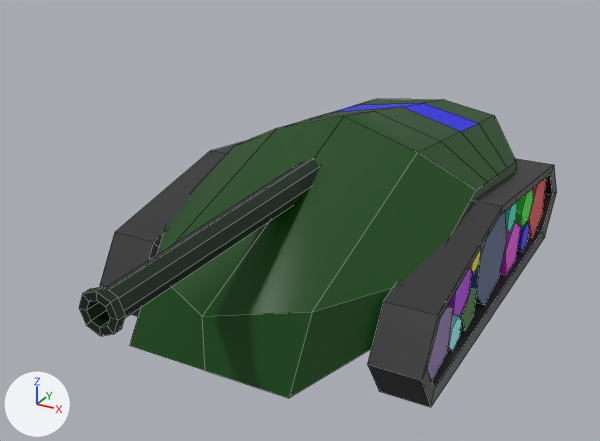
The FBX model Mevlana/Assets/Prefabs/tank_p1.fbx as it was, and as the next commit left it.
Before and after are seen from a 50 mm camera at (2.05, -4.55, 2.49) aimed at (-0.13, -0.59, 0.5). Every picture has the same lights, and +X, +Y and +Z are marked at lower left. Mesh edges are drawn as thin lines. Where no turn or scale is listed for an object, it has been applied to the vertices.

The scene before the commit, as lines of its bpy script (objects in view):
```python
me_circle_036 = bpy.data.meshes.new('Circle.036')
me_circle_036.from_pydata(...)  # 48 vertices, 42 faces; spans x -0.9..0.9, y -0.9..0.9, z 0.0..20.4
me_circle_036.materials.append(mat_material_053)  # black #001f05
me_plane_002 = bpy.data.meshes.new('Plane.002')
me_plane_002.from_pydata(...)  # 40 vertices, 33 faces; spans x -0.81..0.81, y -1.78..1.51, z 0.19..1.08
me_plane_002.materials.append(mat_material_028)  # dark green #034500
# before: 0 (0.0, -1.78, 0.19) at pixel (205, 370), 1 (0.0, 1.51, 0.75) at pixel (444, 99), 3 (0.0, -1.78, 0.5) at pixel (202, 316), 5 (0.47, -1.55, 0.54) at pixel (312, 311), 7 (0.47, 1.27, 0.75) at pixel (494, 115)
# before: 9 (0.47, -1.78, 0.19) at pixel (288, 398), 10 (0.81, -0.95, 0.53), 15 (-0.47, -1.55, 0.54), 17 (-0.47, 1.27, 0.75) at pixel (376, 98), 19 (-0.47, -1.78, 0.19) at pixel (129, 345)
# before: 20 (-0.81, -0.95, 0.53)
me_plane_006 = bpy.data.meshes.new('Plane.006')
me_plane_006.from_pydata([(-0.467, 0.5, 0.843), (0.467, 0.5, 0.843), (0.0, 0.613, 0.916), (0.0, 1.062, 0.832), (-0.467, 0.885, 0.798), (0.467, 0.885, 0.798)], [], [(3, 2, 1, 5), (3, 4, 0, 2)])
me_plane_006.materials.append(mat_material_054)  # blue #0b00e7
ob_circle_006 = bpy.data.objects.new('Circle.006', me_circle_036)
ob_circle_006.location = (0.0, -0.121, 0.85)
ob_circle_006.rotation_euler = (1.571, 0.0, 0.0)  # degrees (90, 0, 0)
ob_circle_006.scale = (0.114, 0.114, 0.114)
ob_plane = bpy.data.objects.new('Plane', me_plane_002)
ob_plane.location = (0.0, 0.0, 0.0)
ob_plane_002 = bpy.data.objects.new('Plane.002', me_plane_006)
ob_plane_002.location = (0.0, 0.0, 0.0)
# also in view: 'Circle.015' at (0.0, -0.07, 0.34)
```
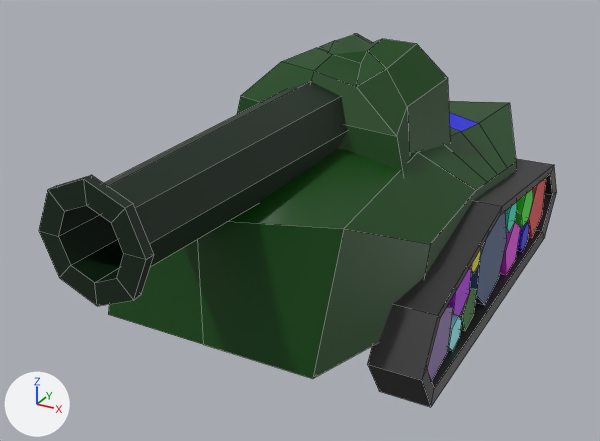
Commit message: new tanks

Where the change shows, as pixel boxes (x1, y1, x2, y2) in the pictures (600 x 441 px; the box of a moved part takes in the faces that stretch with it):
'Plane', reshaped (15% taller): before (130, 99, 516, 398); after (108, 34, 516, 379)
'Circle.006', moved, rescaled (28% wider, 26% taller): before (79, 158, 320, 336); after (39, 82, 348, 306)
part 1 of me_plane_002, added (green): after (237, 34, 450, 174)
part 2 of me_plane_002, moved or reshaped: before (130, 99, 516, 398); after (108, 101, 516, 379)
'Plane.002', unchanged, covered by the edit: before (334, 103, 478, 131); after (449, 112, 478, 131)

What the commit changed:
me_plane_002 is used by ob_plane; location (0.0, 0.0, 0.0).
Verts and faces of me_plane_002; kept vertices keep their numbers, new ones are numbered from 40.
me_plane_002 had 40 vertices, 33 faces and spanned x -0.81..0.81, y -1.78..1.51, z 0.19..1.08.
me_plane_002 now has 80 vertices, 65 faces and spans x -0.81..0.81, y -1.78..1.66, z 0.19..1.51.
me_plane_002 part 1: a new loose piece of 40 vertices spanning x -0.58..0.58, y -0.88..0.42, z 0.78..1.51, in mat_material_028 (dark green #034500).
Part 2, on me_plane_002:
Vertex 0 moves to (0.0, -1.78, 0.34), pixel (203, 344).
Vertex 1 moves to (0.0, 1.48, 0.75).
Vertex 3 moves to (0.0, -1.78, 0.99).
Vertex 5 moves to (0.62, -1.55, 0.99), pixel (343, 228).
Vertex 7 moves to (0.47, 1.66, 0.75), pixel (509, 102).
Vertex 17 moves to (-0.47, 1.66, 0.75).
Vertex 9 moves to (0.59, -1.78, 0.34), pixel (312, 378).
Vertex 10 moves to (0.81, -0.95, 0.71), pixel (430, 244).
Vertex 20 moves to (-0.81, -0.95, 0.71).
Vertex 15 moves to (-0.62, -1.55, 0.99).
Vertex 19 moves to (-0.59, -1.78, 0.34), pixel (108, 314).
Object 'Circle.006' (ob_circle_006) moves from (0.0, -0.121, 0.85) to (0.0, -0.121, 1.148).
Object 'Circle.006' (ob_circle_006) is rescaled from (0.114, 0.114, 0.114) to (0.301, 0.301, 0.114).
